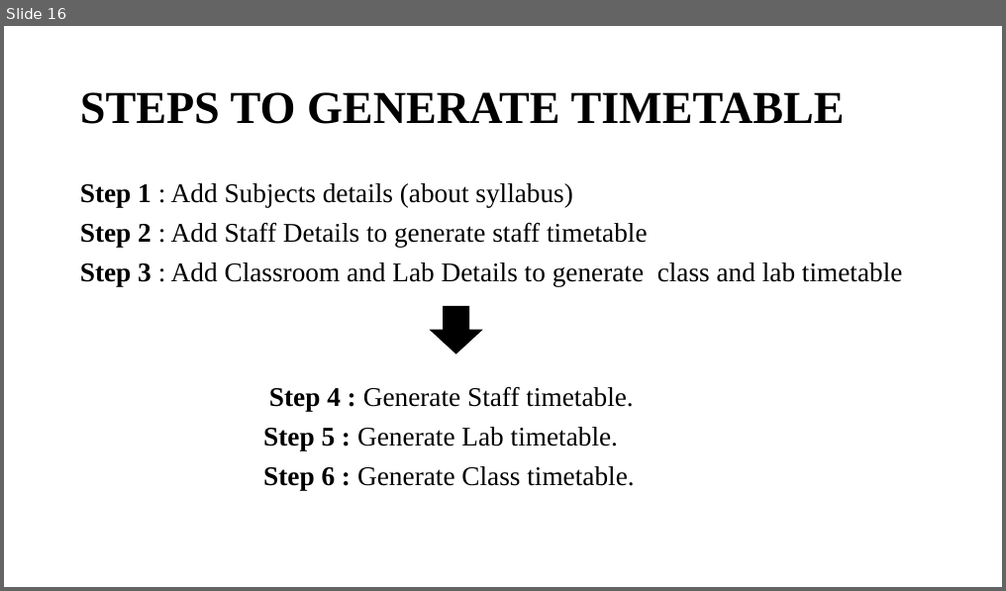
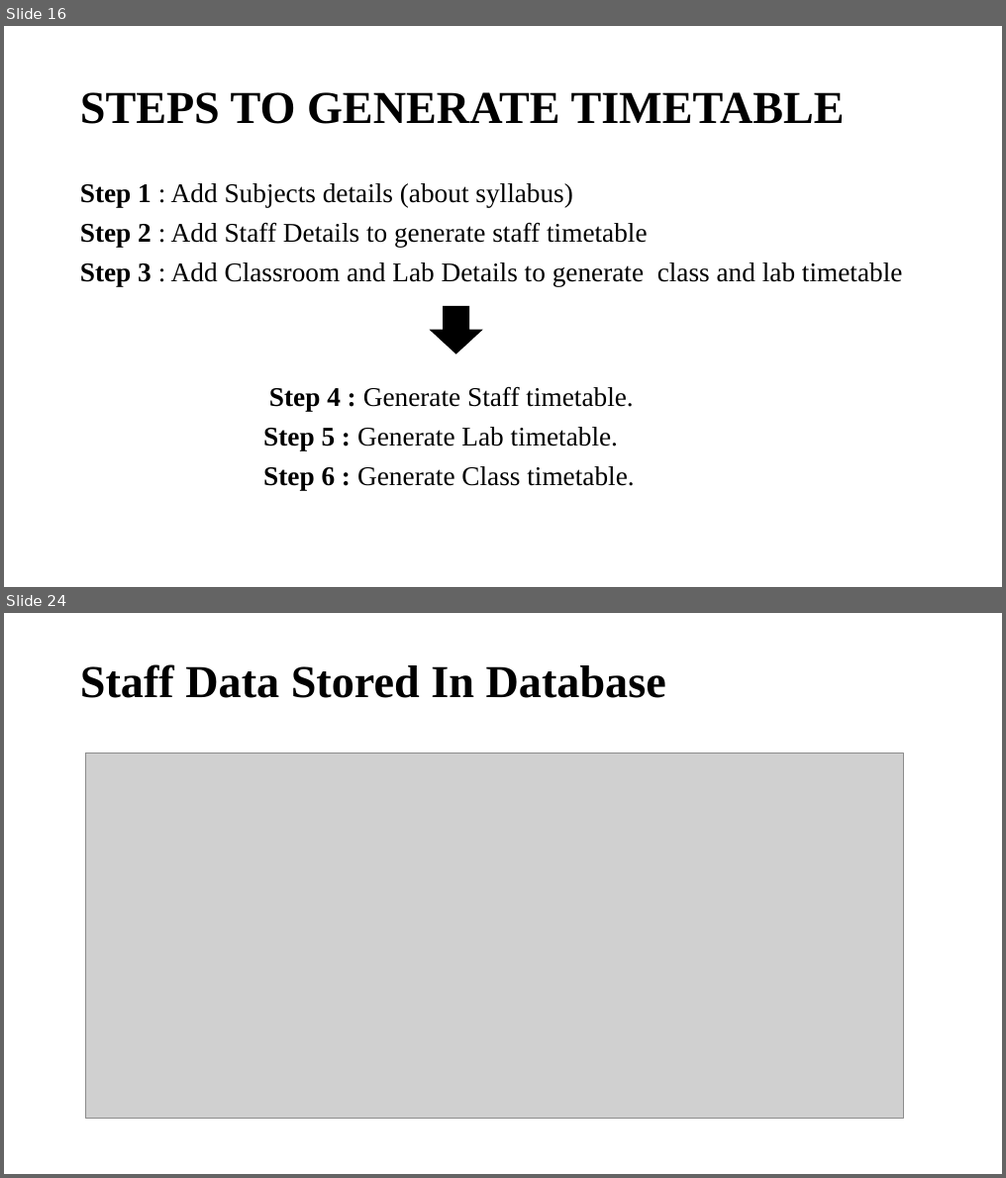
Before and after one commit to MSPVLPolytechnicCollege/Academic-Planner, a slide deck: review I.pptx. Shown one above the other, each under a label of ours: slide 16 before the commit, slides 16 and 24 after it; the slides between them are not shown. The pictures are 1006x591 and 1006x1178 pixels, drawn with LibreOffice and Linux fonts; fonts in the diff are those of the drawing; grey boxes stand for pictures. Boxes give left, top, right and bottom in pixels: in the first picture for what was removed or moved away, otherwise in the second. Text is boxed around its words. In the diff, an @@ line names an element or a change of style, - is before the commit and + after.

```diff
--- a/review I.pptx
+++ b/review I.pptx
@@ slide 24 added at [4, 613, 1002, 1174], background #FFFFFF @@
@@ title added at [80, 664, 666, 698], 44 pt, text #000000, bold @@
+Staff Data Stored In Database
@@ picture added at [85, 754, 904, 1118] @@
```
Also in this commit, not shown: 4 slides changed, 7 other slides added, 7 slides removed.
